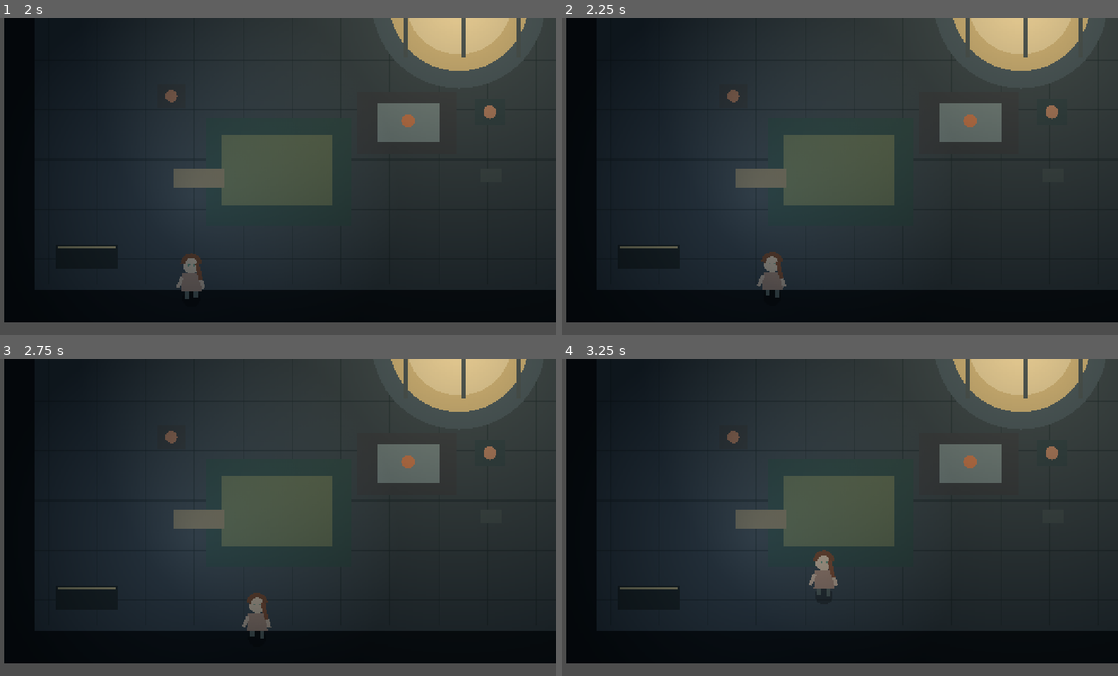
Above: before the commit, frames 1-4 (two rows, left to right).
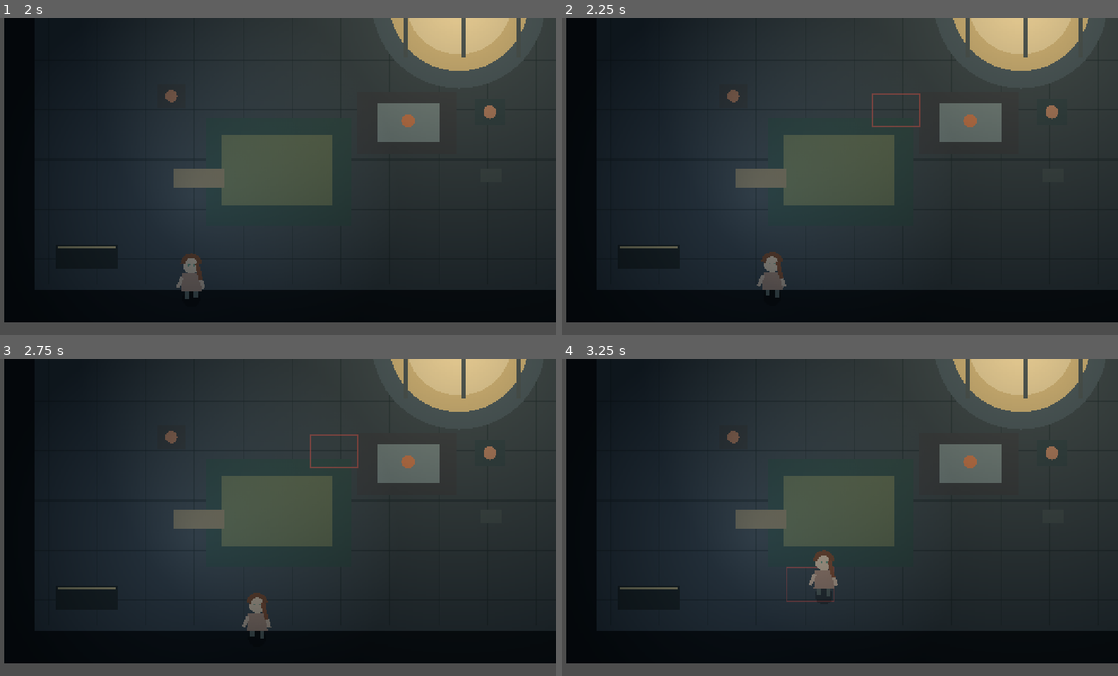
Above: after the commit, the same moments.

Repository: MohamedXIV/not-a-hero
Game: Godot game, scene res://scenes/interiors/mesa_refuge.tscn
The game is run twice, just before and just after one commit, with the same random seed, the same clock (stepped at 60 frames per second) and the same inputs. This scene is started directly instead of the project's main scene.
Inputs (mouse positions are in pixels of both pictures, inside the frame that each line leads up to):
- Up to frame 1 (2 s): tap Enter at 0.5 s; move the mouse to (400, 160) at 0.52 s; hold D (move_right) 0.53-1.28 s; tap C (craft_dressing) at 0.6 s; click (400, 160) at 0.67 s; move the mouse to (161, 192) at 1.27 s; hold S (move_down) from 1.28 s (still down); tap X (decor_pickup) at 1.35 s
- Up to frame 2 (2.25 s): move the mouse to (890, 106) at 2.02 s; release S (move_down) at 2.03 s; hold D (move_right) from 2.03 s (still down); tap G (decorate) at 2.1 s
- Up to frame 3 (2.75 s): keep holding D (move_right)
- Up to frame 4 (3.25 s): move the mouse to (806, 580) at 2.77 s; release D (move_right) at 2.78 s; hold W (move_up) from 2.78 s (still down); tap F (field_dressing) at 2.85 s; click (806, 580) at 2.92 s

Frame 1 is identical in both runs. In frame 2, 0.1% of the frame differs, in the area x 55-65%, y 23-35%; in frame 3, 0.1%; in frame 4, less than 0.1%.

Commit message:
P4c: place shared interactive furnishing tool inside Mesa

Diff:
--- a/godot/scenes/interiors/mesa_refuge.tscn
+++ b/godot/scenes/interiors/mesa_refuge.tscn
@@ -1,7 +1,9 @@
-[gd_scene load_steps=3 format=3]
+[gd_scene load_steps=4 format=3]
 
 [ext_resource type="Script" path="res://scripts/mesa/mesa_refuge.gd" id="1_refuge"]
 [ext_resource type="PackedScene" path="res://scenes/actors/yuna.tscn" id="2_yuna"]
+
+[ext_resource type="PackedScene" path="res://scenes/interiors/shelter_decorator.tscn" id="3_decor"]
 
 [node name="MesaRefuge" type="Node2D"]
 script = ExtResource("1_refuge")
@@ -10,3 +12,6 @@
 color = Color(0.3, 0.36, 0.42, 1)
 
 [node name="Yuna" parent="." instance=ExtResource("2_yuna")]
+
+[node name="ShelterDecorator" parent="." instance=ExtResource("3_decor")]
+location_id = "mesa"
